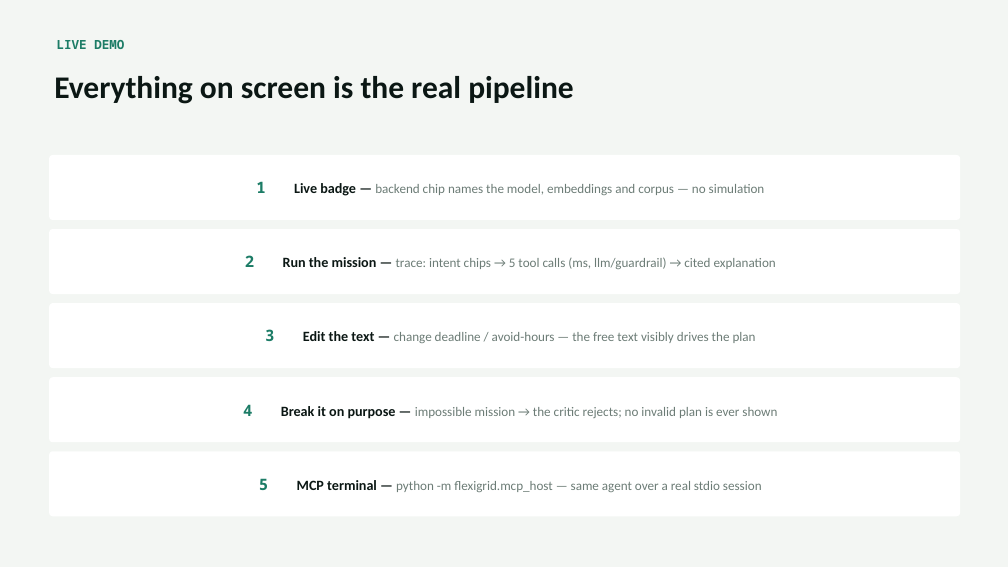
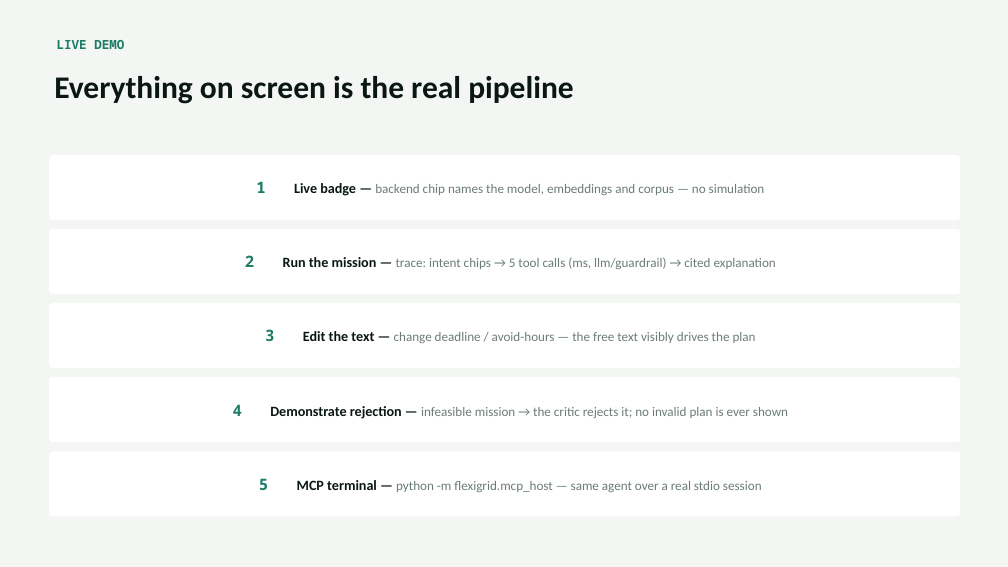
Before and after one commit to MahmoudAsadi97/FlexiGrid_AI, a slide deck: slide 7 of deliverables/FlexiGrid_AI_Defense_Deck.pptx. Drawn at 1008x567 pixels with LibreOffice and Linux fonts; fonts in the diff are those of the drawing. Boxes give left, top, right and bottom in pixels: in the first picture for what was removed or moved away, otherwise in the second. Text is boxed around its words. In the diff, an @@ line names an element or a change of style, - is before the commit and + after.

```diff
--- a/deliverables/FlexiGrid_AI_Defense_Deck.pptx
+++ b/deliverables/FlexiGrid_AI_Defense_Deck.pptx
@@ text in rounded rectangle at (233,404,788,419): text changed @@
-4 Break it on purpose — impossible mission → the critic rejects; no invalid plan is ever shown
+4 Demonstrate rejection — infeasible mission → the critic rejects it; no invalid plan is ever shown
```
Also in this commit, not shown: 5 other slides changed, 11 other files.
